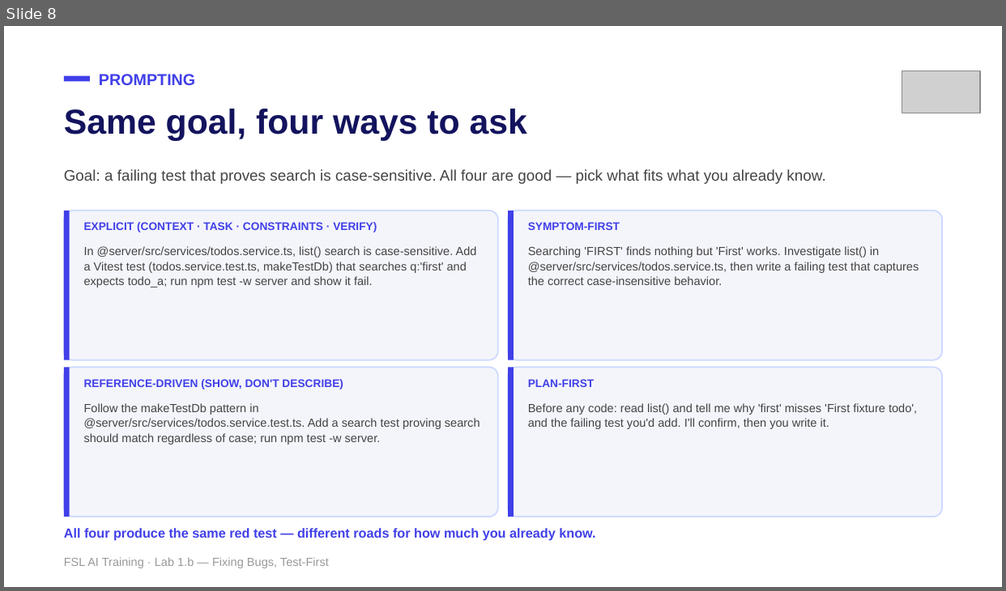
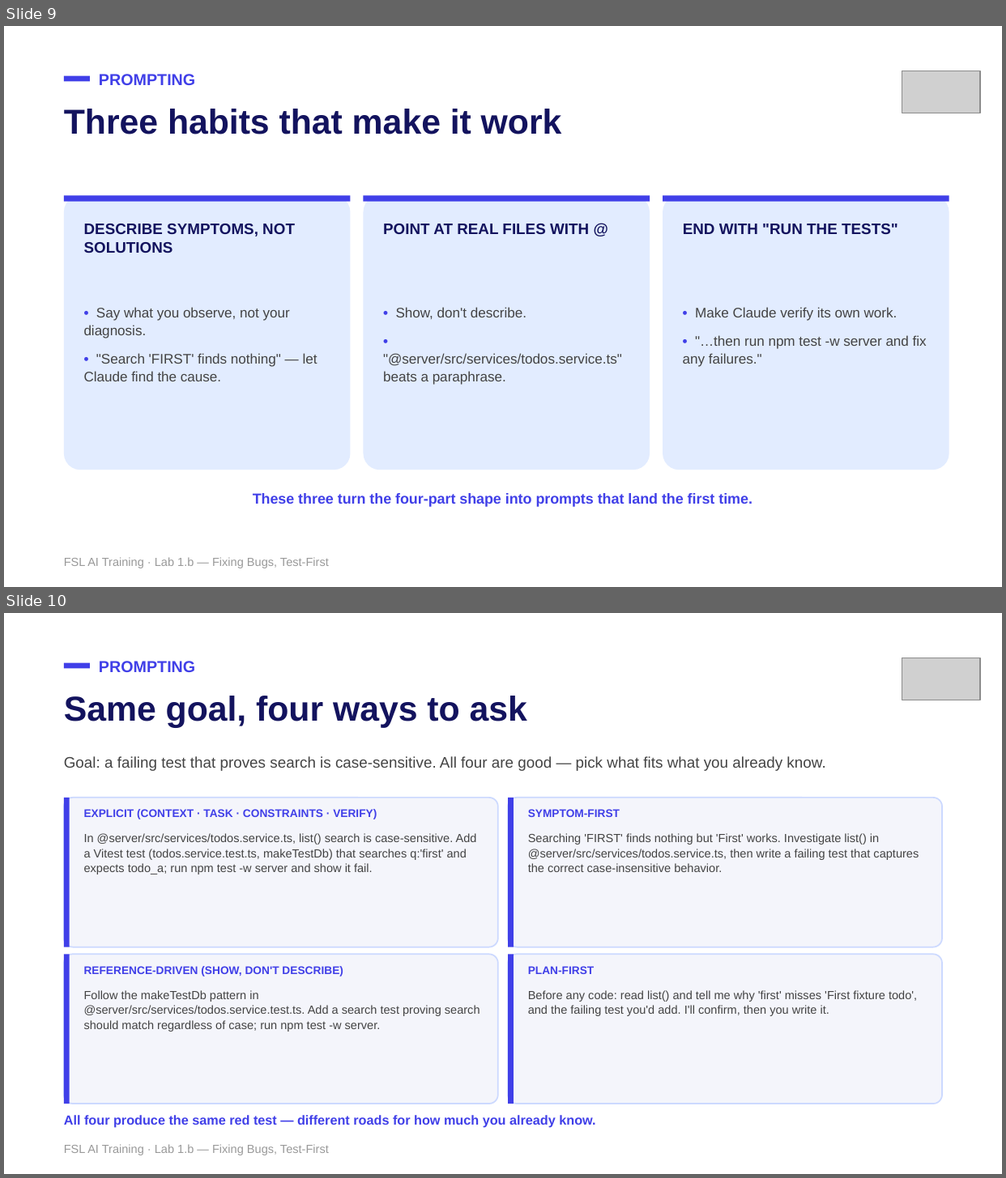
Before and after one commit to mike-tajmajer-fullstacklabs/fsl-taskboard-lab, a slide deck: docs/instructor/lab-1b-bugfix-test-driven.pptx. Shown one above the other, each under a label of ours: slide 8 before the commit, slides 9 and 10 after it. The pictures are 1006x591 and 1006x1178 pixels, drawn with LibreOffice and Linux fonts; fonts in the diff are those of the drawing; grey boxes stand for pictures. Boxes give left, top, right and bottom in pixels: in the first picture for what was removed or moved away, otherwise in the second. Text is boxed around its words. In the diff, an @@ line names an element or a change of style, - is before the commit and + after.

```diff
--- a/docs/instructor/lab-1b-bugfix-test-driven.pptx
+++ b/docs/instructor/lab-1b-bugfix-test-driven.pptx
@@ slide 9 added at [4, 26, 1002, 587], background #FFFFFF @@
@@ text added at [99, 74, 195, 85], 11.5 pt, text #403FE8, bold @@
+PROMPTING
@@ picture added at [902, 71, 980, 113] @@
@@ rectangle added at [64, 76, 90, 82], fill #403FE8 @@
@@ text added at [64, 109, 562, 135], 25 pt, text #13135E, bold @@
+Three habits that make it work
@@ rounded rectangle added at [64, 195, 351, 470], fill #E2ECFF @@
@@ rectangle added at [64, 195, 351, 202], fill #403FE8 @@
@@ rounded rectangle added at [364, 195, 650, 470], fill #E2ECFF @@
@@ rectangle added at [364, 195, 650, 202], fill #403FE8 @@
@@ rounded rectangle added at [663, 195, 949, 470], fill #E2ECFF @@
@@ rectangle added at [663, 195, 949, 202], fill #403FE8 @@
@@ text added at [84, 224, 295, 253], 11 pt, text #13135E, bold @@
+DESCRIBE SYMPTOMS, NOT SOLUTIONS
@@ text added at [383, 224, 589, 234], 11 pt, text #13135E, bold @@
+POINT AT REAL FILES WITH @
@@ text added at [683, 224, 898, 234], 11 pt, text #13135E, bold @@
+END WITH "RUN THE TESTS"
@@ text added at [84, 307, 317, 382], 10 pt, text #434343 @@
+• Say what you observe, not your diagnosis.
+• "Search 'FIRST' finds nothing" — let Claude find the cause.
@@ text added at [383, 307, 622, 385], 10 pt, text #434343 @@
+• Show, don't describe.
+• "@server/src/services/todos.service.ts" beats a paraphrase.
@@ text added at [683, 307, 927, 367], 10 pt, text #434343 @@
+• Make Claude verify its own work.
+• "…then run npm test -w server and fix any failures."
@@ text added at [253, 493, 752, 507], 10.5 pt, text #403FE8, bold @@
+These three turn the four-part shape into prompts that land the first time.
@@ text added at [64, 557, 329, 569], 8.5 pt, text #999999 @@
+FSL AI Training · Lab 1.b — Fixing Bugs, Test-First
@@ what was slide 8 is now slide 10 @@
```
Also in this commit, not shown: 2 other slides added, 1 slide removed, 3 other files.
